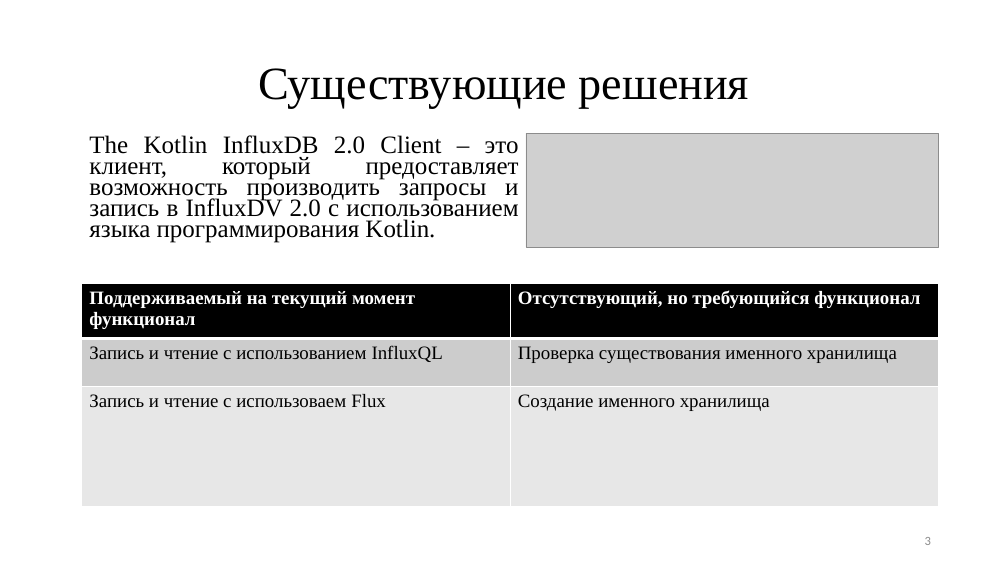
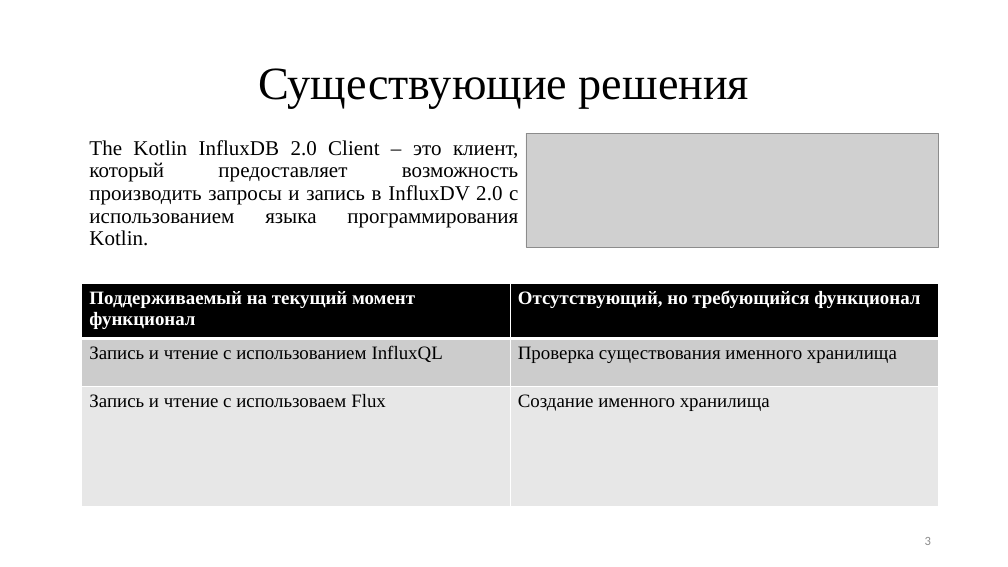
Before and after one commit to TheSawIsTheLaw/NetworkingCoursework, a slide deck: slide 3 of documentation/Presentation/presentation.pptx. Drawn at 1008x567 pixels with LibreOffice and Linux fonts; fonts in the diff are those of the drawing; grey boxes stand for pictures. Boxes give left, top, right and bottom in pixels: in the first picture for what was removed or moved away, otherwise in the second. Text is boxed around its words. In the diff, an @@ line names an element or a change of style, - is before the commit and + after.

```diff
--- a/documentation/Presentation/presentation.pptx
+++ b/documentation/Presentation/presentation.pptx
@@ text "The Kotlin InfluxDB 2.0 Client ..." at [89,140,519,246]: size 23.8 to 20 pt; line spacing 0.7 to 0.9 @@
```
Also in this commit, not shown: 3 other slides changed, 3 slides added, 2 slides removed, 1 other file.
